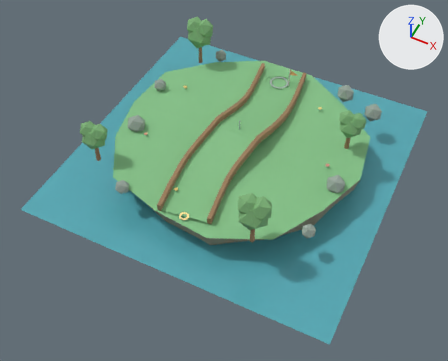
An edit to the glTF model ui/3d/minigolf/course-04.glb, drawn before and after from the same camera.
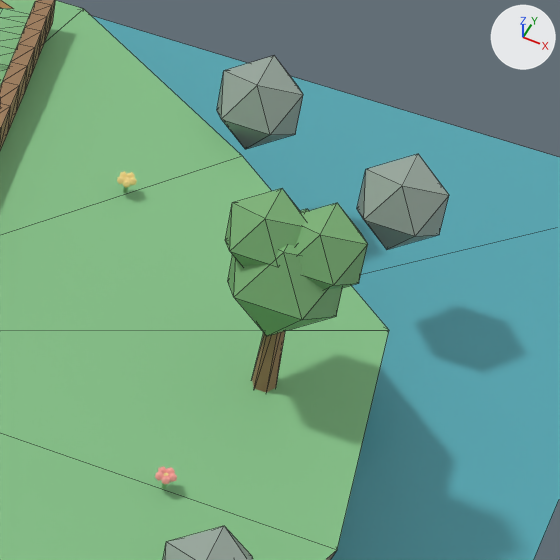
The first picture shows the older version from a camera (50 mm lens) standing at (7.3, -15.94, 17.01) and looking at (0.13, -1.6, -0.91). The close-ups show the older and then the newer version on the part from 66% to 90% of the width and 20% to 50% of the height of that picture. Only the edits that show in the close-ups are written down. The axes (+X, +Y, +Z) are drawn at upper right. The lights are the same throughout. The close-ups show mesh edges as thin lines.

Objects in the first close-up: 'faceted-canopy.042', 'faceted-canopy.043', 'faceted-canopy.044', 'faceted-rock.027', 'faceted-rock.028', 'faceted-rock.031', 'garden-tree-trunk.014', 'island-turf-edge.003', 'rail-right', 'surface-grass', 'water-plane.003' and 9 more.
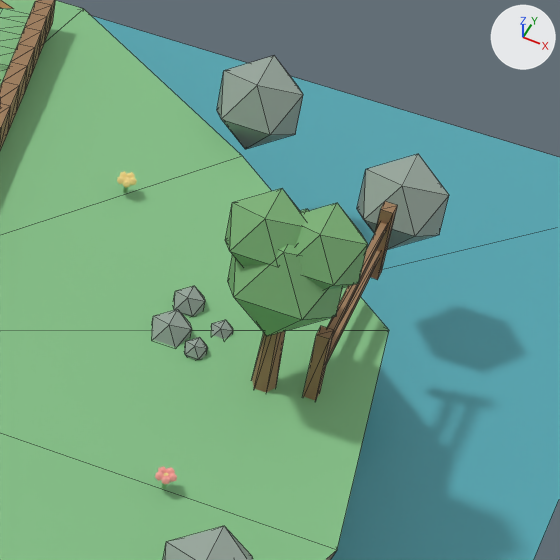
The change, as a diff of the scene's bpy script:
```diff
--- a/ui/3d/minigolf/course-04.glb.py
+++ b/ui/3d/minigolf/course-04.glb.py
@@ ob_deco_pebble_051 @@
+ob_deco_pebble_051 = bpy.data.objects.new('deco-pebble.051', me_deco_pebble_mesh_051)  # an icosphere of 20 faces spanning x 3.299..3.469, y 1.3..1.471, z -0.055..0.115; in mat_minigolf_rock_garden (grey #97a69b)
+ob_deco_pebble_051.location = (0.0, 0.0, 0.0)
@@ ob_deco_pebble_050 @@
+ob_deco_pebble_050 = bpy.data.objects.new('deco-pebble.050', me_deco_pebble_mesh_050)  # an icosphere of 20 faces spanning x 2.991..3.297, y 1.361..1.667, z -0.153..0.153; in mat_minigolf_rock_garden (grey #97a69b)
+ob_deco_pebble_050.location = (0.0, 0.0, 0.0)
@@ ob_deco_pebble_049 @@
+ob_deco_pebble_049 = bpy.data.objects.new('deco-pebble.049', me_deco_pebble_mesh_049)  # an icosphere of 20 faces spanning x 3.048..3.286, y 1.717..1.955, z -0.089..0.149; in mat_minigolf_rock_garden (grey #97a69b)
+ob_deco_pebble_049.location = (0.0, 0.0, 0.0)
@@ ob_deco_pebble_048 @@
+ob_deco_pebble_048 = bpy.data.objects.new('deco-pebble.048', me_deco_pebble_mesh_048)  # an icosphere of 20 faces spanning x 3.402..3.572, y 1.594..1.764, z -0.085..0.085; in mat_minigolf_rock_garden (grey #97a69b)
+ob_deco_pebble_048.location = (0.0, 0.0, 0.0)
@@ ob_deco_fence_rail_015 @@
+ob_deco_fence_rail_015 = bpy.data.objects.new('deco-fence-rail.015', me_deco_fence_rail_mesh_015)  # a box spanning x 4.272..4.328, y 1.35..2.85, z 0.442..0.518; in mat_minigolf_wood_garden (brown #9e7c59)
+ob_deco_fence_rail_015.location = (0.0, 0.0, 0.0)
@@ ob_deco_fence_rail_014 @@
+ob_deco_fence_rail_014 = bpy.data.objects.new('deco-fence-rail.014', me_deco_fence_rail_mesh_014)  # a box spanning x 4.272..4.328, y 1.35..2.85, z 0.162..0.238; in mat_minigolf_wood_garden (brown #9e7c59)
+ob_deco_fence_rail_014.location = (0.0, 0.0, 0.0)
@@ ob_deco_fence_post_015 @@
+ob_deco_fence_post_015 = bpy.data.objects.new('deco-fence-post.015', me_deco_fence_post_mesh_015)  # a box spanning x 4.25..4.35, y 2.8..2.9, z -0.04..0.64; in mat_minigolf_wood_garden (brown #9e7c59)
+ob_deco_fence_post_015.location = (0.0, 0.0, 0.0)
@@ ob_deco_fence_post_014 @@
+ob_deco_fence_post_014 = bpy.data.objects.new('deco-fence-post.014', me_deco_fence_post_mesh_014)  # a box spanning x 4.25..4.35, y 1.3..1.4, z -0.04..0.64; in mat_minigolf_wood_garden (brown #9e7c59)
+ob_deco_fence_post_014.location = (0.0, 0.0, 0.0)
```

Location of each change, (x1, y1, x2, y2) in pixels of the close-ups (560 x 560 px):
'deco-fence-post.014', added (brown): after (303, 326, 334, 401)
'deco-pebble.050', added: after (152, 309, 192, 347)
'deco-fence-rail.015', added: after (327, 223, 388, 335)
'deco-fence-rail.014', added: after (327, 251, 381, 362)
'deco-pebble.049', added: after (174, 286, 205, 317)
'deco-fence-post.015', added (brown): after (371, 201, 397, 280)
'deco-pebble.051', added: after (185, 337, 207, 360)
'deco-pebble.048', added: after (211, 320, 233, 339)
